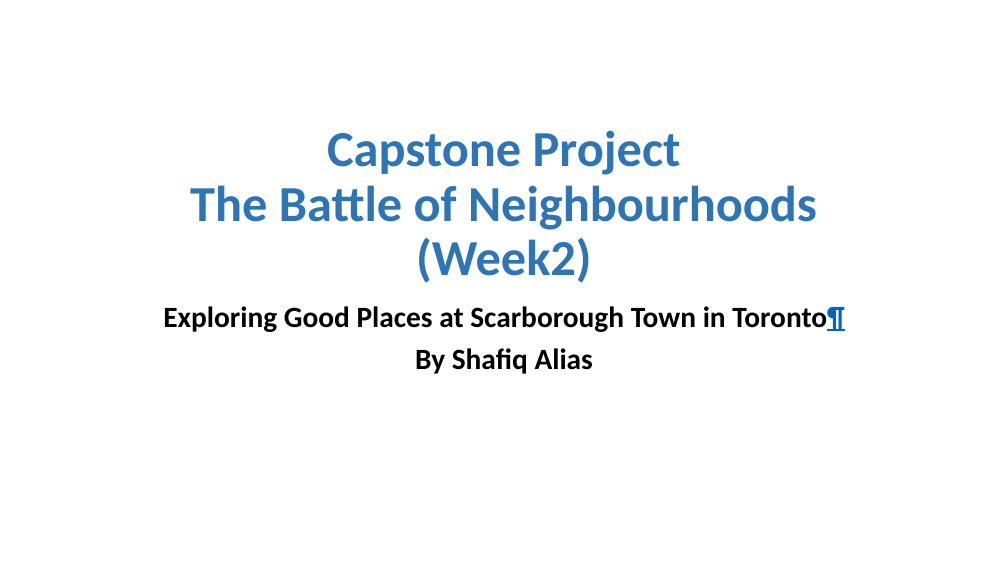
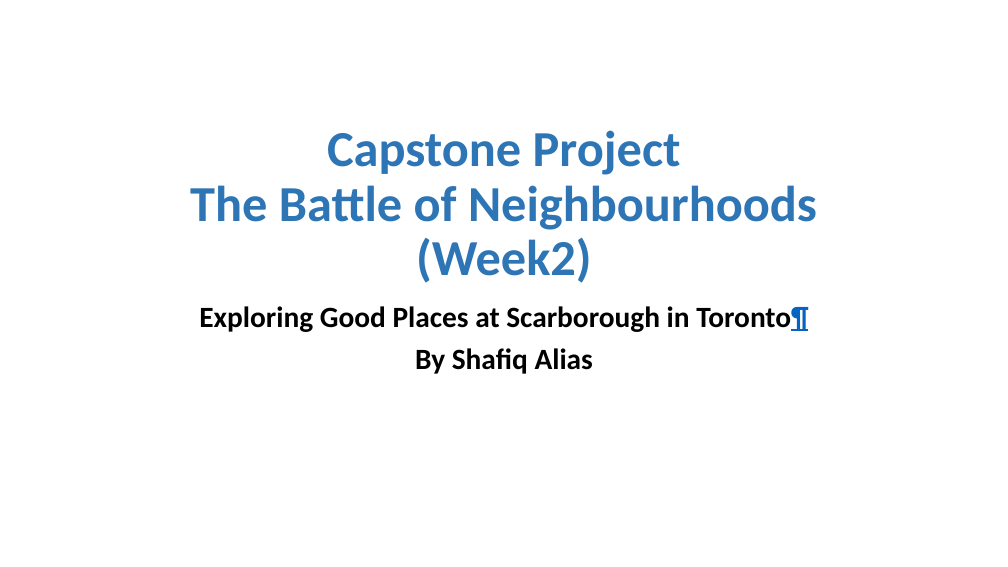
Before and after one commit to shafiq5/Coursera_Capstone, a slide deck: slide 1 of Week5/MyPresentation.pptx. Drawn at 1008x567 pixels with LibreOffice and Linux fonts; fonts in the diff are those of the drawing. Boxes give left, top, right and bottom in pixels: in the first picture for what was removed or moved away, otherwise in the second. Text is boxed around its words. In the diff, an @@ line names an element or a change of style, - is before the commit and + after.

Commit message:
week5-final

```diff
--- a/Week5/MyPresentation.pptx
+++ b/Week5/MyPresentation.pptx
@@ subtitle at bbox=[199, 306, 808, 332]: text changed @@
-Exploring Good Places at Scarborough Town in Toronto¶
+Exploring Good Places at Scarborough in Toronto¶
```
Also in this commit, not shown: 3 other slides changed, 9 slides added, 5 slides removed, 2 other files.
